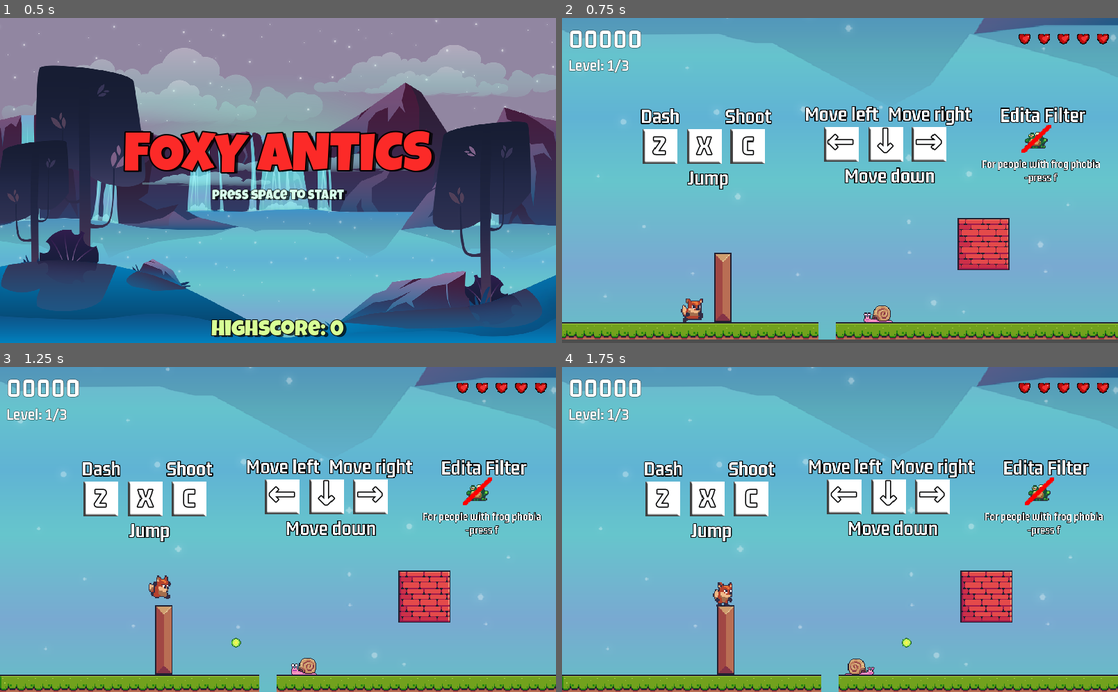
Above: before the commit, frames 1-4 (two rows, left to right).
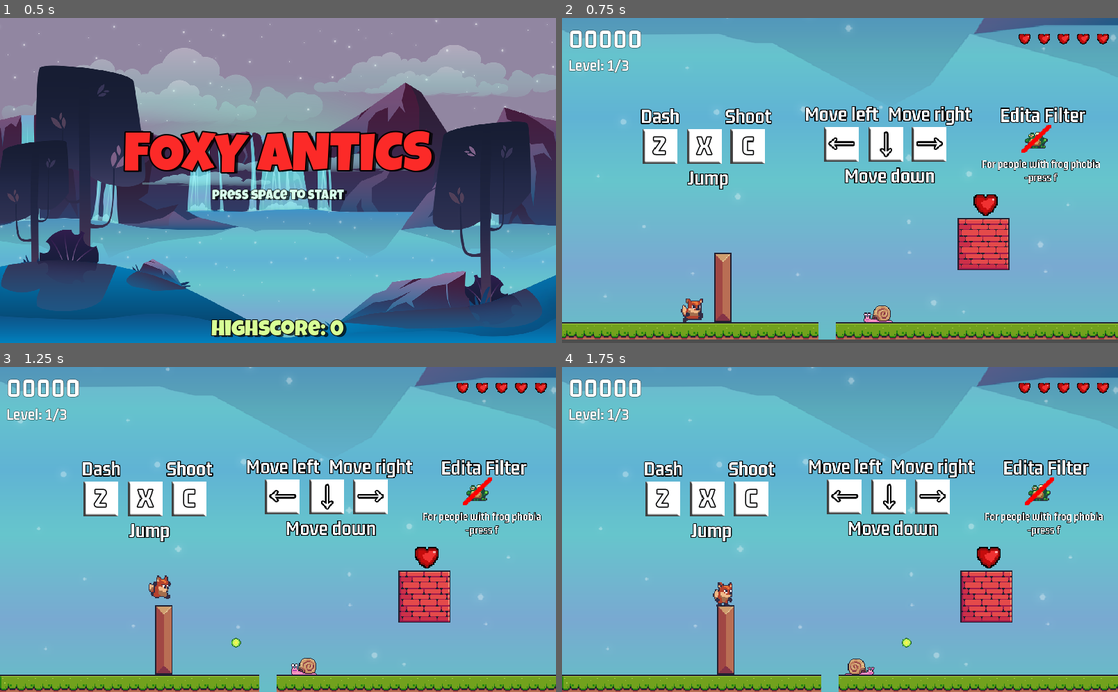
Above: after the commit, the same moments.

Repository: CarlsnOP/Fox-Antics-
Game: Godot game, scene res://Main/main.tscn
Two runs of this game, one before a commit and one after it. Both use one fixed random seed, a clock stepped at 60 frames per second and the inputs below.
Inputs (mouse positions are in pixels of both pictures, inside the frame that each line leads up to):
- Up to frame 1 (0.5 s): no input
- Up to frame 2 (0.75 s): tap Space (next) at 0.5, 0.6 s; hold Right (right) from 0.53 s (still down)
- Up to frame 3 (1.25 s): keep holding Right (right); tap X (jump) at 0.77 s; tap C (shoot) at 0.8 s
- Up to frame 4 (1.75 s): release Right (right) at 1.25 s; click (934, 497) at 1.25 s

Frame 1 is identical in both runs. In frame 2, 0.6% of the frame differs, in the area x 47-79%, y 33-61%; in frame 3, 0.6%; in frame 4, 0.6%.

Commit message:
Finished game
There could be a lot more polish done, but I want to move on and learn new stuff.

Diff:
--- a/GatlingGun/gatling_gun.gd
+++ b/GatlingGun/gatling_gun.gd
@@ -2,4 +2,3 @@
 
 func _on_area_entered(area):
 	SignalManager.gatling_gun_pickup.emit()
-	print("haps")
--- a/HUD/hud.gd
+++ b/HUD/hud.gd
@@ -22,10 +22,10 @@
 # Called every frame. 'delta' is the elapsed time since the previous frame.
 func _process(_delta):
 	if vb_level_complete.visible == true:
-		if Input.is_action_just_pressed("shoot") == true:
+		if Input.is_action_just_pressed("next") == true:
 			GameManager.load_next_level_scene()
 	if vb_game_over.visible == true:
-		if Input.is_action_just_pressed("shoot") == true:
+		if Input.is_action_just_pressed("next") == true:
 			GameManager.load_main_scene()
 	level_label.text = str("Level: ", GameManager.get_current_level(), "/3")
 
--- a/LevelBase/Levels/level_1.tscn
+++ b/LevelBase/Levels/level_1.tscn
@@ -1,13 +1,17 @@
-[gd_scene load_steps=10 format=3 uid="uid://dg6s6syl1jj4t"]
+[gd_scene load_steps=14 format=3 uid="uid://dg6s6syl1jj4t"]
 
 [ext_resource type="PackedScene" uid="uid://cwuj8rkolxfcf" path="res://LevelBase/level_base.tscn" id="1_mriax"]
 [ext_resource type="PackedScene" uid="uid://bppxdnx1u7vpd" path="res://Enemies/Snail/snail.tscn" id="2_cd0mw"]
 [ext_resource type="PackedScene" uid="uid://d0xka0f7eg4cb" path="res://FloorSpikes/floor_spikes.tscn" id="3_5f5sh"]
+[ext_resource type="Texture2D" uid="uid://b2skguwnh4g0k" path="res://assets/backgrounds/White_right.png" id="3_232k5"]
 [ext_resource type="LabelSettings" uid="uid://bw2v7ugbjtflf" path="res://assets/Censor.tres" id="4_atuno"]
 [ext_resource type="Texture2D" uid="uid://b707p0ibijjwa" path="res://assets/backgrounds/White.png" id="4_gytr4"]
 [ext_resource type="Texture2D" uid="uid://bldheaockvqwt" path="res://assets/enemies/frog/no_frog.png" id="4_v7ykf"]
 [ext_resource type="FontFile" uid="uid://dsgcwqlt3dii0" path="res://assets/fonts/gemunu-libre-v8-latin-700.ttf" id="5_e66l5"]
 [ext_resource type="Texture2D" uid="uid://clhgawonnjebg" path="res://assets/enemies/frog/frog_censor.png" id="5_nbb23"]
+[ext_resource type="Texture2D" uid="uid://rerdyi148rbg" path="res://assets/backgrounds/White_left.png" id="7_qag4d"]
+[ext_resource type="Texture2D" uid="uid://debpwmnewuok4" path="res://assets/backgrounds/White_down.png" id="8_ligo5"]
+[ext_resource type="PackedScene" uid="uid://cy4lu30urh0co" path="res://GatlingGun/gatling_gun.tscn" id="12_bdp3r"]
 
 [sub_resource type="LabelSettings" id="LabelSettings_hs6s2"]
 font = ExtResource("5_e66l5")
@@ -50,25 +54,7 @@
 offset_bottom = -132.0
 scale = Vector2(0.5, 0.5)
 size_flags_horizontal = 4
-texture_normal = ExtResource("4_gytr4")
-
-[node name="Label" type="Label" parent="Controls/TextureButton" index="0"]
-layout_mode = 1
-anchors_preset = 8
-anchor_left = 0.5
-anchor_top = 0.5
-anchor_right = 0.5
-anchor_bottom = 0.5
-offset_left = -26.0
-offset_top = -47.0
-offset_right = 26.0
-offset_bottom = 34.0
-grow_horizontal = 2
-grow_vertical = 2
-text = "→"
-label_settings = ExtResource("4_atuno")
-horizontal_alignment = 1
-vertical_alignment = 1
+texture_normal = ExtResource("3_232k5")
 
 [node name="Label8" type="Label" parent="Controls" index="2"]
 z_index = -1
@@ -176,9 +162,67 @@
 offset_bottom = -132.0
 scale = Vector2(0.5, 0.5)
 size_flags_horizontal = 4
+texture_normal = ExtResource("7_qag4d")
+
+[node name="Label4" type="Label" parent="Controls" index="9"]
+z_index = -1
+anchors_preset = 8
+anchor_left = 0.5
+anchor_top = 0.5
+anchor_right = 0.5
+anchor_bottom = 0.5
+offset_left = -344.0
+offset_top = -462.0
+offset_right = -86.0
+offset_bottom = -396.0
+grow_horizontal = 2
+grow_vertical = 2
+scale = Vector2(0.323725, 0.321142)
+text = "Move down"
+label_settings = SubResource("LabelSettings_hs6s2")
+horizontal_alignment = 1
+vertical_alignment = 1
+
+[node name="TextureButton3" type="TextureButton" parent="Controls" index="10"]
+z_index = -1
+offset_left = 190.0
+offset_top = -196.0
+offset_right = 254.0
+offset_bottom = -132.0
+scale = Vector2(0.5, 0.5)
+size_flags_horizontal = 4
+texture_normal = ExtResource("8_ligo5")
+
+[node name="Label5" type="Label" parent="Controls" index="11"]
+z_index = -1
+anchors_preset = 8
+anchor_left = 0.5
+anchor_top = 0.5
+anchor_right = 0.5
+anchor_bottom = 0.5
+offset_left = -471.0
+offset_top = -517.0
+offset_right = -234.0
+offset_bottom = -451.0
+grow_horizontal = 2
+grow_vertical = 2
+scale = Vector2(0.323725, 0.321142)
+text = "Shoot"
+label_settings = SubResource("LabelSettings_hs6s2")
+horizontal_alignment = 1
+vertical_alignment = 1
+
+[node name="TextureButton4" type="TextureButton" parent="Controls" index="12"]
+z_index = -1
+offset_left = 63.0
+offset_top = -194.0
+offset_right = 127.0
+offset_bottom = -130.0
+scale = Vector2(0.5, 0.5)
+size_flags_horizontal = 4
 texture_normal = ExtResource("4_gytr4")
 
-[node name="Label" type="Label" parent="Controls/TextureButton2" index="0"]
+[node name="Label" type="Label" parent="Controls/TextureButton4" index="0"]
 layout_mode = 1
 anchors_preset = 8
 anchor_left = 0.5
@@ -191,41 +235,41 @@
 offset_bottom = 34.0
 grow_horizontal = 2
 grow_vertical = 2
-text = "←"
+text = "c"
 label_settings = ExtResource("4_atuno")
 horizontal_alignment = 1
 vertical_alignment = 1
 
-[node name="Label4" type="Label" parent="Controls" index="9"]
-z_index = -1
-anchors_preset = 8
-anchor_left = 0.5
-anchor_top = 0.5
-anchor_right = 0.5
-anchor_bottom = 0.5
-offset_left = -344.0
-offset_top = -462.0
-offset_right = -86.0
-offset_bottom = -396.0
-grow_horizontal = 2
-grow_vertical = 2
-scale = Vector2(0.323725, 0.321142)
-text = "Move down"
-label_settings = SubResource("LabelSettings_hs6s2")
-horizontal_alignment = 1
-vertical_alignment = 1
-
-[node name="TextureButton3" type="TextureButton" parent="Controls" index="10"]
-z_index = -1
-offset_left = 190.0
-offset_top = -196.0
-offset_right = 254.0
-offset_bottom = -132.0
+[node name="Label6" type="Label" parent="Controls" index="13"]
+z_index = -1
+anchors_preset = 8
+anchor_left = 0.5
+anchor_top = 0.5
+anchor_right = 0.5
+anchor_bottom = 0.5
+offset_left = -552.0
+offset_top = -517.0
+offset_right = -315.0
+offset_bottom = -451.0
+grow_horizontal = 2
+grow_vertical = 2
+scale = Vector2(0.323725, 0.321142)
+text = "Dash"
+label_settings = SubResource("LabelSettings_hs6s2")
+horizontal_alignment = 1
+vertical_alignment = 1
+
+[node name="TextureButton5" type="TextureButton" parent="Controls" index="14"]
+z_index = -1
+offset_left = -18.0
+offset_top = -194.0
+offset_right = 46.0
+offset_bottom = -130.0
 scale = Vector2(0.5, 0.5)
 size_flags_horizontal = 4
 texture_normal = ExtResource("4_gytr4")
 
-[node name="Label" type="Label" parent="Controls/TextureButton3" index="0"]
+[node name="Label" type="Label" parent="Controls/TextureButton5" index="0"]
 layout_mode = 1
 anchors_preset = 8
 anchor_left = 0.5
@@ -238,41 +282,41 @@
 offset_bottom = 34.0
 grow_horizontal = 2
 grow_vertical = 2
-text = "↓"
+text = "z"
 label_settings = ExtResource("4_atuno")
 horizontal_alignment = 1
 vertical_alignment = 1
 
-[node name="Label5" type="Label" parent="Controls" index="11"]
-z_index = -1
-anchors_preset = 8
-anchor_left = 0.5
-anchor_top = 0.5
-anchor_right = 0.5
-anchor_bottom = 0.5
-offset_left = -471.0
-offset_top = -517.0
-offset_right = -234.0
-offset_bottom = -451.0
-grow_horizontal = 2
-grow_vertical = 2
-scale = Vector2(0.323725, 0.321142)
-text = "Shoot"
-label_settings = SubResource("LabelSettings_hs6s2")
-horizontal_alignment = 1
-vertical_alignment = 1
-
-[node name="TextureButton4" type="TextureButton" parent="Controls" index="12"]
-z_index = -1
-offset_left = 63.0
+[node name="Label7" type="Label" parent="Controls" index="15"]
+z_index = -1
+anchors_preset = 8
+anchor_left = 0.5
+anchor_top = 0.5
+anchor_right = 0.5
+anchor_bottom = 0.5
+offset_left = -511.0
+offset_top = -460.0
+offset_right = -253.0
+offset_bottom = -394.0
+grow_horizontal = 2
+grow_vertical = 2
+scale = Vector2(0.323725, 0.321142)
+text = "Jump"
+label_settings = SubResource("LabelSettings_hs6s2")
+horizontal_alignment = 1
+vertical_alignment = 1
+
+[node name="TextureButton6" type="TextureButton" parent="Controls" index="16"]
+z_index = -1
+offset_left = 23.0
 offset_top = -194.0
-offset_right = 127.0
+offset_right = 87.0
 offset_bottom = -130.0
 scale = Vector2(0.5, 0.5)
 size_flags_horizontal = 4
 texture_normal = ExtResource("4_gytr4")
 
-[node name="Label" type="Label" parent="Controls/TextureButton4" index="0"]
+[node name="Label" type="Label" parent="Controls/TextureButton6" index="0"]
 layout_mode = 1
 anchors_preset = 8
 anchor_left = 0.5
@@ -285,100 +329,6 @@
 offset_bottom = 34.0
 grow_horizontal = 2
 grow_vertical = 2
-text = "c"
-label_settings = ExtResource("4_atuno")
-horizontal_alignment = 1
-vertical_alignment = 1
-
-[node name="Label6" type="Label" parent="Controls" index="13"]
-z_index = -1
-anchors_preset = 8
-anchor_left = 0.5
-anchor_top = 0.5
-anchor_right = 0.5
-anchor_bottom = 0.5
-offset_left = -552.0
-offset_top = -517.0
-offset_right = -315.0
-offset_bottom = -451.0
-grow_horizontal = 2
-grow_vertical = 2
-scale = Vector2(0.323725, 0.321142)
-text = "Dash"
-label_settings = SubResource("LabelSettings_hs6s2")
-horizontal_alignment = 1
-vertical_alignment = 1
-
-[node name="TextureButton5" type="TextureButton" parent="Controls" index="14"]
-z_index = -1
-offset_left = -18.0
-offset_top = -194.0
-offset_right = 46.0
-offset_bottom = -130.0
-scale = Vector2(0.5, 0.5)
-size_flags_horizontal = 4
-texture_normal = ExtResource("4_gytr4")
-
-[node name="Label" type="Label" parent="Controls/TextureButton5" index="0"]
-layout_mode = 1
-anchors_preset = 8
-anchor_left = 0.5
-anchor_top = 0.5
-anchor_right = 0.5
-anchor_bottom = 0.5
-offset_left = -26.0
-offset_top = -47.0
-offset_right = 26.0
-offset_bottom = 34.0
-grow_horizontal = 2
-grow_vertical = 2
-text = "z"
-label_settings = ExtResource("4_atuno")
-horizontal_alignment = 1
-vertical_alignment = 1
-
-[node name="Label7" type="Label" parent="Controls" index="15"]
-z_index = -1
-anchors_preset = 8
-anchor_left = 0.5
-anchor_top = 0.5
-anchor_right = 0.5
-anchor_bottom = 0.5
-offset_left = -511.0
-offset_top = -460.0
-offset_right = -253.0
-offset_bottom = -394.0
-grow_horizontal = 2
-grow_vertical = 2
-scale = Vector2(0.323725, 0.321142)
-text = "Jump"
-label_settings = SubResource("LabelSettings_hs6s2")
-horizontal_alignment = 1
-vertical_alignment = 1
-
-[node name="TextureButton6" type="TextureButton" parent="Controls" index="16"]
-z_index = -1
-offset_left = 23.0
-offset_top = -194.0
-offset_right = 87.0
-offset_bottom = -130.0
-scale = Vector2(0.5, 0.5)
-size_flags_horizontal = 4
-texture_normal = ExtResource("4_gytr4")
-
-[node name="Label" type="Label" parent="Controls/TextureButton6" index="0"]
-layout_mode = 1
-anchors_preset = 8
-anchor_left = 0.5
-anchor_top = 0.5
-anchor_right = 0.5
-anchor_bottom = 0.5
-offset_left = -26.0
-offset_top = -47.0
-offset_right = 26.0
-offset_bottom = 34.0
-grow_horizontal = 2
-grow_vertical = 2
 text = "x"
 label_settings = ExtResource("4_atuno")
 horizontal_alignment = 1
@@ -411,4 +361,7 @@
 [node name="FloorSpikes4" parent="." index="15" instance=ExtResource("3_5f5sh")]
 position = Vector2(501, -14)
 
+[node name="GatlingGun" parent="." index="16" instance=ExtResource("12_bdp3r")]
+position = Vector2(298, -124)
+
 [editable path="CanvasLayer/HUD"]
--- a/LevelBase/Levels/level_3.tscn
+++ b/LevelBase/Levels/level_3.tscn
@@ -192,4 +192,5 @@
 [node name="Frog9" parent="Monsters" index="27" instance=ExtResource("7_0qfcb")]
 position = Vector2(112, -317)
 
+[editable path="CanvasLayer/HUD"]
 [editable path="Boss"]
--- a/Player/player.gd
+++ b/Player/player.gd
@@ -40,12 +40,15 @@
 var _dash_cd_time: float = 0.5
 var _dash_on_cd: bool = false
 var _can_double_jump: bool = false
+var _gun_picked_up: bool = false
 
 
 func _ready():
 	gun.visible = false
 	SignalManager.on_player_hit.emit(_lives)
 	SignalManager.gatling_gun_pickup.connect(gatling_gun_pickup)
+	if _gun_picked_up == true:
+		gatling_gun_pickup()
 
 # Called every frame. 'delta' is the elapsed time since the previous frame.
 func _physics_process(delta):
@@ -74,6 +77,7 @@
 
 func gatling_gun_pickup() -> void:
 	gun.visible = true
+	_gun_picked_up = true
 
 func fallen_off() -> void:
 	if global_position.y < FALLEN_OFF:
--- a/Shooter/shooter.gd
+++ b/Shooter/shooter.gd
@@ -15,6 +15,8 @@
 func _ready():
 	shoot_timer.wait_time = shoot_delay
 	SignalManager.gatling_gun_pickup.connect(gatling_gun_pickup)
+	if _gatling_enabled == true:
+		gatling_gun_pickup()
 
 func shoot(direction: Vector2) -> void:
 	if _can_shoot == false:
Binary file added: assets/backgrounds/White_down.png
Not shown, added: assets/backgrounds/White_down.png.import
Binary file added: assets/backgrounds/White_left.png
Not shown, added: assets/backgrounds/White_left.png.import
Binary file added: assets/backgrounds/White_right.png
Not shown, added: assets/backgrounds/White_right.png.import
